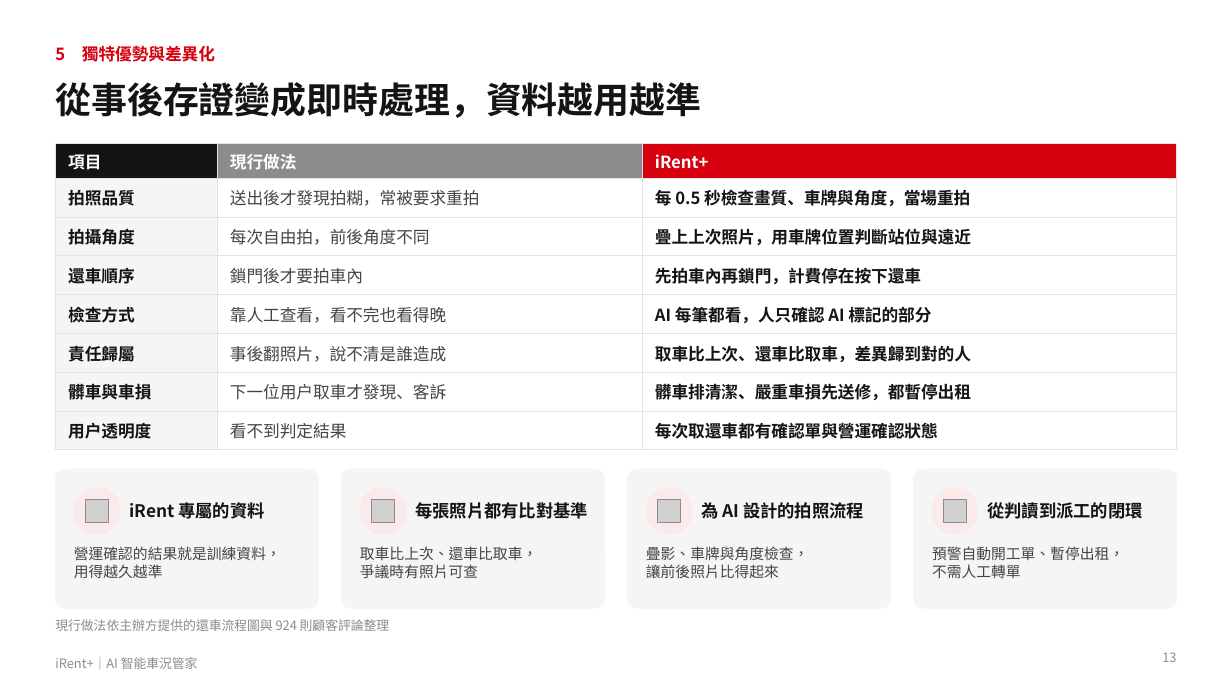
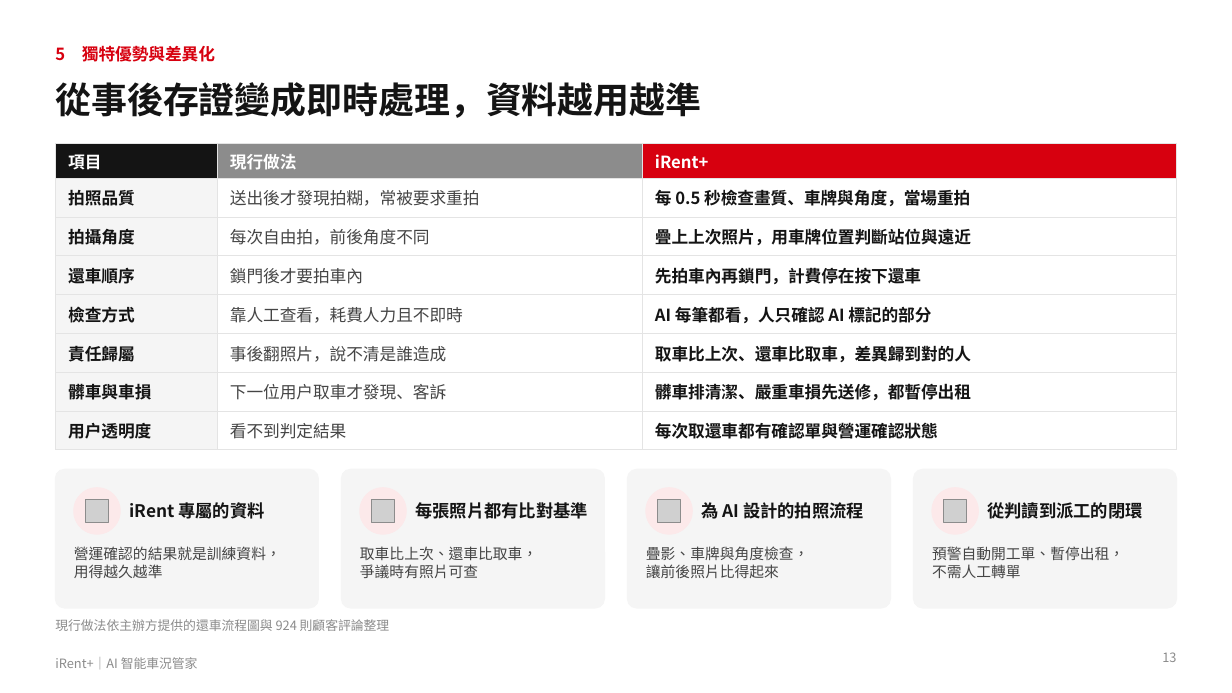
Before and after one commit to Allenwang2004/irent, a slide deck: slide 13 of deck/iRent+_解決方案.pptx. Drawn at 1232x693 pixels with LibreOffice and Linux fonts; fonts in the diff are those of the drawing; grey boxes stand for pictures. Boxes give left, top, right and bottom in pixels: in the first picture for what was removed or moved away, otherwise in the second. Text is boxed around its words. In the diff, an @@ line names an element or a change of style, - is before the commit and + after.

```diff
--- a/deck/iRent+_解決方案.pptx
+++ b/deck/iRent+_解決方案.pptx
@@ table at (55, 143, 1177, 450) @@
-row 5, column 2: 靠人工查看，看不完也看得晚
+row 5, column 2: 靠人工查看，耗費人力且不即時
```
Also in this commit, not shown: 9 other slides changed, 1 other file.
